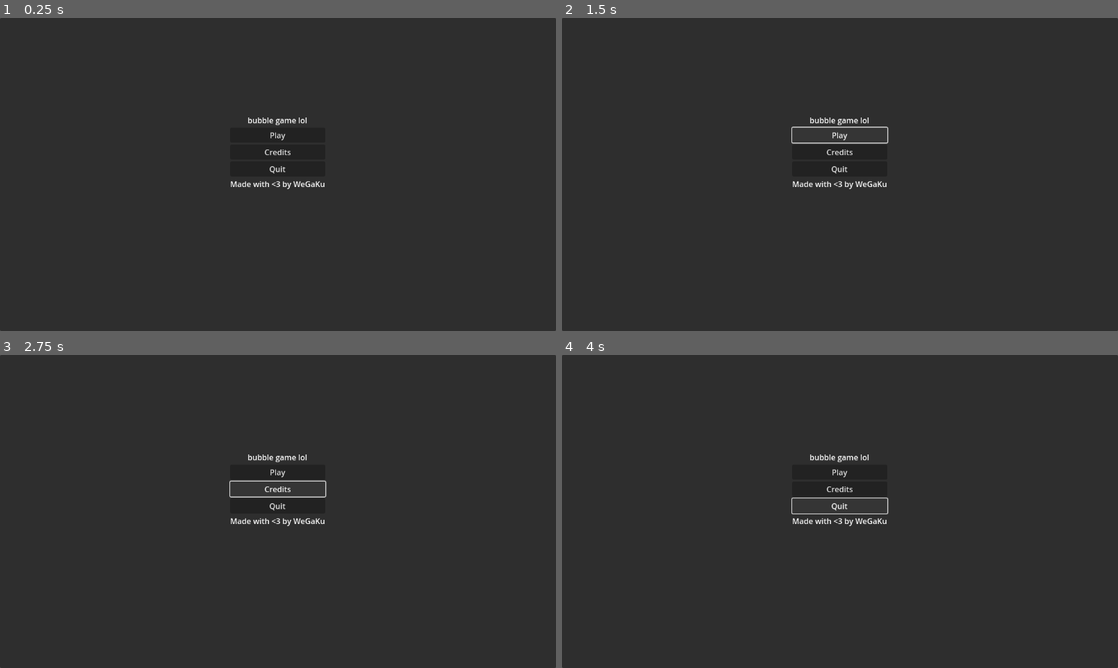
Above: before the commit, frames 1-4 (two rows, left to right).
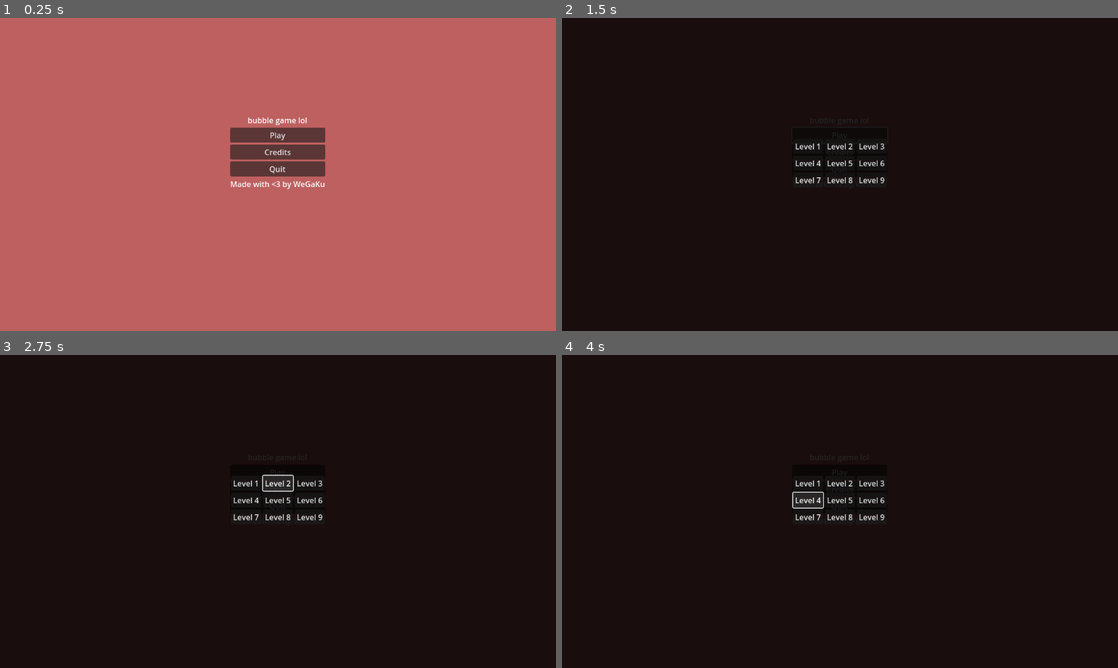
Above: after the commit, the same moments.

Repository: Chubercik/bubble
Game: Godot game, scene res://scenes/menu.tscn
Two runs of this game, one before a commit and one after it. Both use one fixed random seed, a clock stepped at 60 frames per second and the inputs below.
Inputs (mouse positions are in pixels of both pictures, inside the frame that each line leads up to):
- Up to frame 1 (0.25 s): no input
- Up to frame 2 (1.5 s): click "Credits" at 0.5 s; click "Play" at 1.25 s
- Up to frame 3 (2.75 s): click (278, 483) at 2 s, where only the run after the commit has a clickable "Level 2"
- Up to frame 4 (4 s): click (873, 483) at 2.75 s, where only the run after the commit has a clickable "Level 3"; click (806, 498) at 3.5 s, where only the run after the commit has a clickable "Level 4"

The runs differ from the first frame. In frame 1, 100% of the frame differs, in the area x 0-100%, y 0-100%; in frame 2, 99%; in frame 3, 99%; in frame 4, 99%.

Commit message:
Get menu nav working (finished day 1)

Diff:
--- a/bubble/scenes/bubble_1.gd
+++ b/bubble/scenes/bubble_1.gd
@@ -21,6 +21,7 @@
 	var direction := Input.get_axis("ui_left", "ui_right")
 	if direction and active:
 		velocity.x = direction * SPEED
+		rotation += direction / 5
 	else:
 		velocity.x = move_toward(velocity.x, 0, SPEED)
 
--- a/bubble/scenes/bubble_1.tscn
+++ b/bubble/scenes/bubble_1.tscn
@@ -1,22 +1,17 @@
-[gd_scene load_steps=5 format=3 uid="uid://col7xcmb60dgc"]
+[gd_scene load_steps=4 format=3 uid="uid://col7xcmb60dgc"]
 
 [ext_resource type="Script" path="res://scenes/bubble_1.gd" id="1_voxog"]
+[ext_resource type="Texture2D" uid="uid://dnup1hb7845w8" path="res://sprites/bubble_1.png" id="2_v7nl6"]
 
-[sub_resource type="RectangleShape2D" id="RectangleShape2D_wks3g"]
-
-[sub_resource type="Gradient" id="Gradient_g5gvd"]
-colors = PackedColorArray(1, 0, 0, 1, 1, 1, 1, 1)
-
-[sub_resource type="GradientTexture2D" id="GradientTexture2D_de4sd"]
-gradient = SubResource("Gradient_g5gvd")
-width = 20
-height = 20
+[sub_resource type="CircleShape2D" id="CircleShape2D_ws4pq"]
+radius = 16.0
 
 [node name="Bubble_1" type="CharacterBody2D"]
 script = ExtResource("1_voxog")
 
 [node name="CollisionShape2D" type="CollisionShape2D" parent="."]
-shape = SubResource("RectangleShape2D_wks3g")
+shape = SubResource("CircleShape2D_ws4pq")
 
 [node name="Sprite2D" type="Sprite2D" parent="."]
-texture = SubResource("GradientTexture2D_de4sd")
+texture_filter = 1
+texture = ExtResource("2_v7nl6")
--- a/bubble/scenes/bubble_2.tscn
+++ b/bubble/scenes/bubble_2.tscn
@@ -3,14 +3,15 @@
 [ext_resource type="Script" path="res://bubble_2.gd" id="1_7e427"]
 
 [sub_resource type="RectangleShape2D" id="RectangleShape2D_joaep"]
+size = Vector2(32, 32)
 
 [sub_resource type="Gradient" id="Gradient_vig48"]
 colors = PackedColorArray(0, 1, 0, 1, 1, 1, 1, 1)
 
 [sub_resource type="GradientTexture2D" id="GradientTexture2D_m8cx2"]
 gradient = SubResource("Gradient_vig48")
-width = 20
-height = 20
+width = 32
+height = 32
 
 [node name="Bubble_2" type="CharacterBody2D"]
 script = ExtResource("1_7e427")
--- a/bubble/scenes/level_1.gd
+++ b/bubble/scenes/level_1.gd
@@ -15,9 +15,9 @@
 
 
 func _process(delta: float) -> void:
-	# Quit.
+	# Quit level.
 	if Input.is_key_pressed(KEY_ESCAPE):
-		get_tree().quit()
+		get_tree().change_scene_to_file("res://scenes/menu.tscn")
 
 	# Switch between bubbles.
 	if Input.is_key_pressed(KEY_1):
--- a/bubble/scenes/level_1.tscn
+++ b/bubble/scenes/level_1.tscn
@@ -5,7 +5,7 @@
 [ext_resource type="PackedScene" uid="uid://c6idgpst3jfl6" path="res://scenes/bubble_2.tscn" id="2_ps5uo"]
 
 [sub_resource type="RectangleShape2D" id="RectangleShape2D_ulmqq"]
-size = Vector2(256, 10)
+size = Vector2(256, 16)
 
 [sub_resource type="Curve" id="Curve_5x5cu"]
 _data = [Vector2(1, 1), 0.0, 0.0, 0, 0]
@@ -37,11 +37,11 @@
 position = Vector2(50, 0)
 
 [node name="StaticBody2D" type="StaticBody2D" parent="."]
-position = Vector2(0, 20)
+position = Vector2(0, 30)
 
 [node name="CollisionShape2D" type="CollisionShape2D" parent="StaticBody2D"]
 shape = SubResource("RectangleShape2D_ulmqq")
 
 [node name="Sprite2D" type="Sprite2D" parent="StaticBody2D"]
-scale = Vector2(1, 10)
+scale = Vector2(1, 16)
 texture = SubResource("CurveXYZTexture_qy662")
--- /dev/null
+++ b/bubble/scenes/levels.gd
@@ -0,0 +1,13 @@
+extends Control
+
+
+func _ready() -> void:
+	pass
+
+
+func _process(delta: float) -> void:
+	pass
+
+
+func _on_level_1_button_pressed() -> void:
+	get_tree().change_scene_to_file("res://scenes/level_1.tscn")
--- /dev/null
+++ b/bubble/scenes/levels.tscn
@@ -0,0 +1,79 @@
+[gd_scene load_steps=3 format=3 uid="uid://cwexmvg7gjetr"]
+
+[ext_resource type="Script" path="res://scenes/levels.gd" id="1_j7wcv"]
+
+[sub_resource type="StyleBoxFlat" id="StyleBoxFlat_m4xwx"]
+bg_color = Color(0, 0, 0, 0.862745)
+
+[node name="Levels" type="Control"]
+layout_mode = 3
+anchors_preset = 15
+anchor_right = 1.0
+anchor_bottom = 1.0
+grow_horizontal = 2
+grow_vertical = 2
+script = ExtResource("1_j7wcv")
+
+[node name="Panel" type="Panel" parent="."]
+layout_mode = 0
+offset_right = 1152.0
+offset_bottom = 648.0
+theme_override_styles/panel = SubResource("StyleBoxFlat_m4xwx")
+
+[node name="HFlowContainer" type="HFlowContainer" parent="."]
+layout_mode = 0
+offset_right = 1152.0
+offset_bottom = 648.0
+alignment = 1
+
+[node name="MarginContainer" type="MarginContainer" parent="HFlowContainer"]
+layout_mode = 2
+theme_override_constants/margin_left = 250
+theme_override_constants/margin_top = 250
+theme_override_constants/margin_right = 250
+theme_override_constants/margin_bottom = 250
+
+[node name="VBoxContainer" type="VBoxContainer" parent="HFlowContainer/MarginContainer"]
+layout_mode = 2
+
+[node name="GridContainer" type="GridContainer" parent="HFlowContainer/MarginContainer/VBoxContainer"]
+layout_mode = 2
+columns = 3
+
+[node name="Level_1Button" type="Button" parent="HFlowContainer/MarginContainer/VBoxContainer/GridContainer"]
+layout_mode = 2
+text = "Level 1"
+
+[node name="Level_2Button" type="Button" parent="HFlowContainer/MarginContainer/VBoxContainer/GridContainer"]
+layout_mode = 2
+text = "Level 2"
+
+[node name="Level_3Button" type="Button" parent="HFlowContainer/MarginContainer/VBoxContainer/GridContainer"]
+layout_mode = 2
+text = "Level 3"
+
+[node name="Level_4Button" type="Button" parent="HFlowContainer/MarginContainer/VBoxContainer/GridContainer"]
+layout_mode = 2
+text = "Level 4"
+
+[node name="Level_5Button" type="Button" parent="HFlowContainer/MarginContainer/VBoxContainer/GridContainer"]
+layout_mode = 2
+text = "Level 5"
+
+[node name="Level_6Button" type="Button" parent="HFlowContainer/MarginContainer/VBoxContainer/GridContainer"]
+layout_mode = 2
+text = "Level 6"
+
+[node name="Level_7Button" type="Button" parent="HFlowContainer/MarginContainer/VBoxContainer/GridContainer"]
+layout_mode = 2
+text = "Level 7"
+
+[node name="Level_8Button" type="Button" parent="HFlowContainer/MarginContainer/VBoxContainer/GridContainer"]
+layout_mode = 2
+text = "Level 8"
+
+[node name="Level_9Button" type="Button" parent="HFlowContainer/MarginContainer/VBoxContainer/GridContainer"]
+layout_mode = 2
+text = "Level 9"
+
+[connection signal="pressed" from="HFlowContainer/MarginContainer/VBoxContainer/GridContainer/Level_1Button" to="." method="_on_level_1_button_pressed"]
--- /dev/null
+++ b/bubble/scenes/menu.gd
@@ -0,0 +1,23 @@
+extends Control
+
+var levels: Control
+
+func _ready() -> void:
+	levels = $Levels
+
+
+func _process(delta: float) -> void:
+	if Input.is_key_pressed(KEY_ESCAPE):
+		levels.hide()
+
+
+func _on_play_button_pressed() -> void:
+	levels.show()
+
+
+func _on_credits_button_pressed() -> void:
+	pass
+
+
+func _on_quit_button_pressed() -> void:
+	get_tree().quit()
--- a/bubble/scenes/menu.tscn
+++ b/bubble/scenes/menu.tscn
@@ -1,13 +1,21 @@
-[gd_scene format=3 uid="uid://kq2273ocin4l"]
+[gd_scene load_steps=4 format=3 uid="uid://kq2273ocin4l"]
+
+[ext_resource type="Script" path="res://scenes/menu.gd" id="1_nnfcs"]
+[ext_resource type="PackedScene" uid="uid://cwexmvg7gjetr" path="res://scenes/levels.tscn" id="1_rpiko"]
+
+[sub_resource type="StyleBoxFlat" id="StyleBoxFlat_w8um2"]
+bg_color = Color(0.745098, 0.376471, 0.376471, 1)
 
 [node name="Menu" type="Control"]
 layout_mode = 3
 anchors_preset = 0
+script = ExtResource("1_nnfcs")
 
 [node name="Panel" type="Panel" parent="."]
 layout_mode = 2
 offset_right = 1152.0
 offset_bottom = 648.0
+theme_override_styles/panel = SubResource("StyleBoxFlat_w8um2")
 
 [node name="HFlowContainer" type="HFlowContainer" parent="."]
 layout_mode = 0
@@ -48,3 +56,11 @@
 text = "Made with <3 by WeGaKu"
 horizontal_alignment = 1
 vertical_alignment = 1
+
+[node name="Levels" parent="." instance=ExtResource("1_rpiko")]
+visible = false
+layout_mode = 1
+
+[connection signal="pressed" from="HFlowContainer/MarginContainer/VBoxContainer/PlayButton" to="." method="_on_play_button_pressed"]
+[connection signal="pressed" from="HFlowContainer/MarginContainer/VBoxContainer/CreditsButton" to="." method="_on_credits_button_pressed"]
+[connection signal="pressed" from="HFlowContainer/MarginContainer/VBoxContainer/QuitButton" to="." method="_on_quit_button_pressed"]
Binary file added: bubble/sprites/bubble_1.png
Not shown, added: bubble/sprites/bubble_1.png.import
